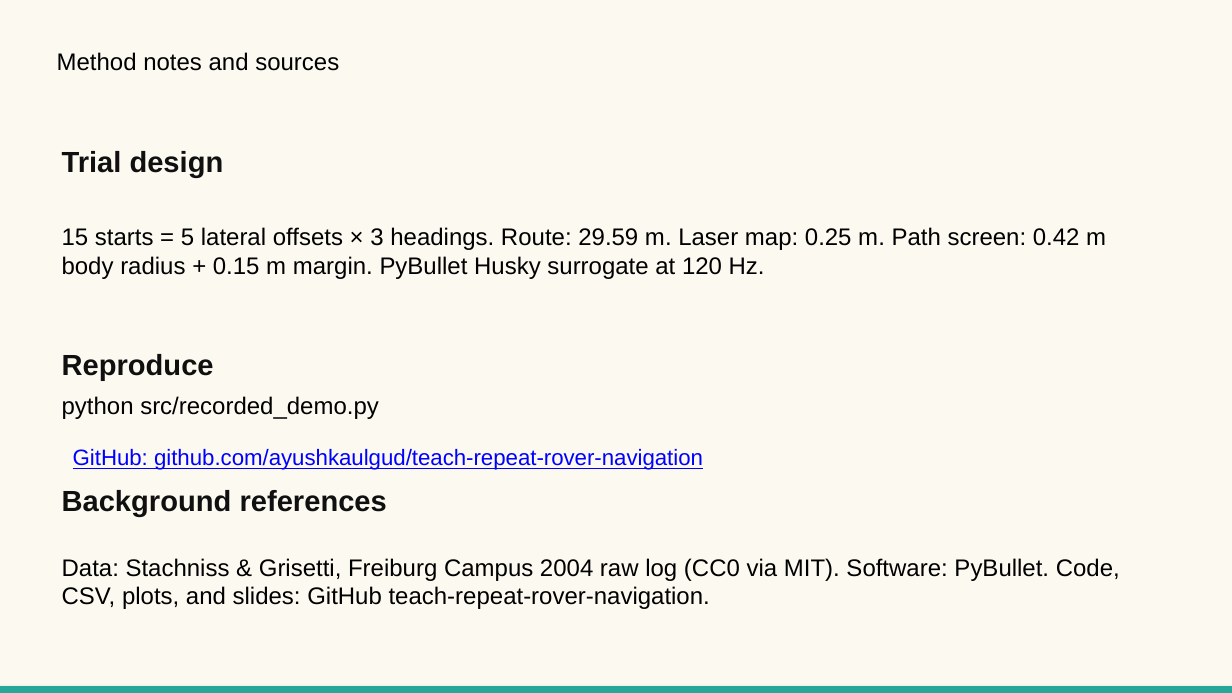
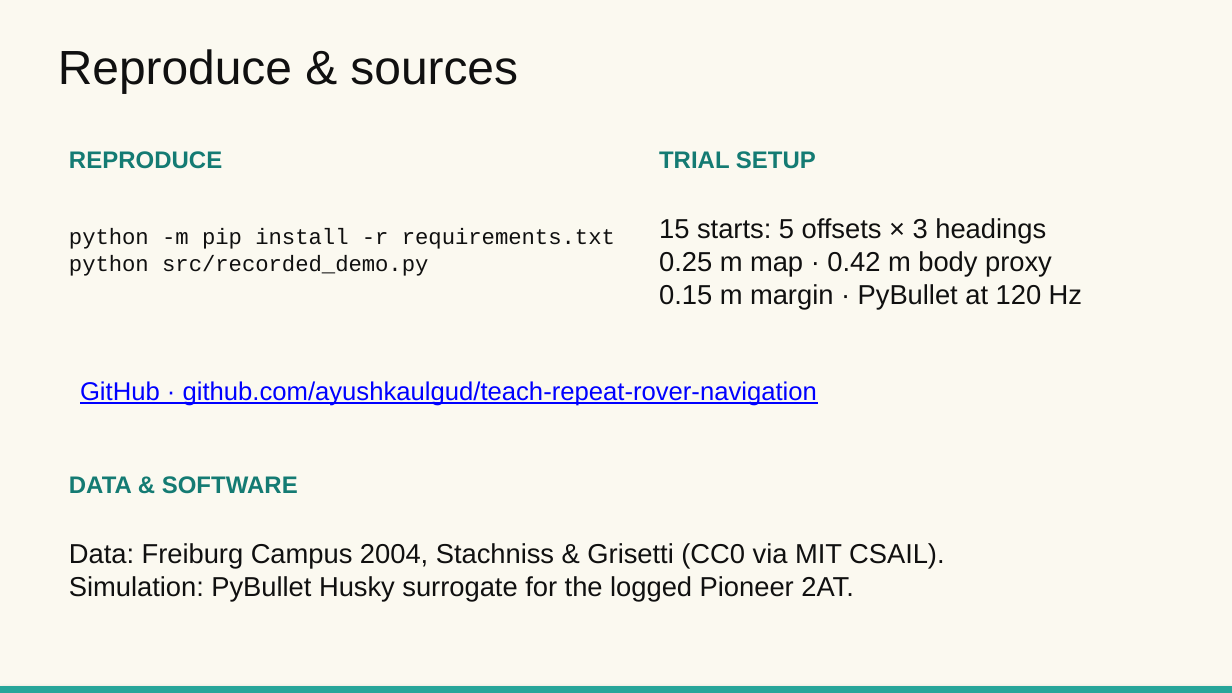
Before and after one commit to ayushkaulgud/teach-repeat-rover-navigation, a slide deck: slide 11 of docs/Teach_and_Repeat_Project_Update_Oct_7_2026.pptx. Drawn at 1232x693 pixels with LibreOffice and Linux fonts; fonts in the diff are those of the drawing. Boxes give left, top, right and bottom in pixels: in the first picture for what was removed or moved away, otherwise in the second. Text is boxed around its words. In the diff, an @@ line names an element or a change of style, - is before the commit and + after.

Commit message:
style: simplify reproduction and sources slide

```diff
--- a/docs/Teach_and_Repeat_Project_Update_Oct_7_2026.pptx
+++ b/docs/Teach_and_Repeat_Project_Update_Oct_7_2026.pptx
@@ text at box(58, 49, 518, 93): text changed; size 14 to 28 pt; text colour #000000 to #101010 @@
-Method notes and sources
+Reproduce & sources
@@ text removed at box(62, 151, 224, 177) @@
-Trial design
@@ text at box(69, 151, 222, 169): text changed; size 17 to 14 pt; text colour #101010 to #147B73 @@
-Reproduce
+REPRODUCE
@@ text added at box(659, 151, 816, 169), 14 pt, text #147B73, bold @@
+TRIAL SETUP
@@ text "python -m pip install -r ...": place and size @@
-text "python -m pip install -r ..." at box(62, 396, 379, 419)
+text "python -m pip install -r ..." at box(69, 228, 615, 276)
@@ text at box(69, 228, 615, 249): paragraph added @@
+python -m pip install -r requirements.txt
@@ text at box(659, 218, 1082, 310): text changed; size 14 to 16 pt; text colour #000000 to #101010 @@
-15 starts = 5 lateral offsets × 3 headings. Route: 29.59 m. Laser map: 0.25 m. Path screen: 0.42 m body radius + 0.15 m margin. PyBullet Husky surrogate at 120 Hz.
+15 starts: 5 offsets × 3 headings
+0.25 m map · 0.42 m body proxy
+0.15 m margin · PyBullet at 120 Hz
@@ text at box(69, 255, 428, 276): size 14 to 13 pt, font Arial to Courier New, text colour #000000 to #101010 in "python src/recorded_demo.py" @@
@@ text at box(80, 381, 817, 406): text changed; size 13 to 15 pt @@
-GitHub: github.com/ayushkaulgud/teach-repeat-rover-navigation
+GitHub · github.com/ayushkaulgud/teach-repeat-rover-navigation
@@ text at box(69, 476, 298, 494): text changed; size 17 to 14 pt; text colour #101010 to #147B73 @@
-Background references
+DATA & SOFTWARE
@@ text at box(69, 543, 945, 602): text changed; size 14 to 16 pt; text colour #000000 to #101010 @@
-Data: Stachniss & Grisetti, Freiburg Campus 2004 raw log (CC0 via MIT). Software: PyBullet. Code, CSV, plots, and slides: GitHub teach-repeat-rover-navigation.
+Data: Freiburg Campus 2004, Stachniss & Grisetti (CC0 via MIT CSAIL).
+Simulation: PyBullet Husky surrogate for the logged Pioneer 2AT.
```
Also in this commit, not shown: 1 other file.
